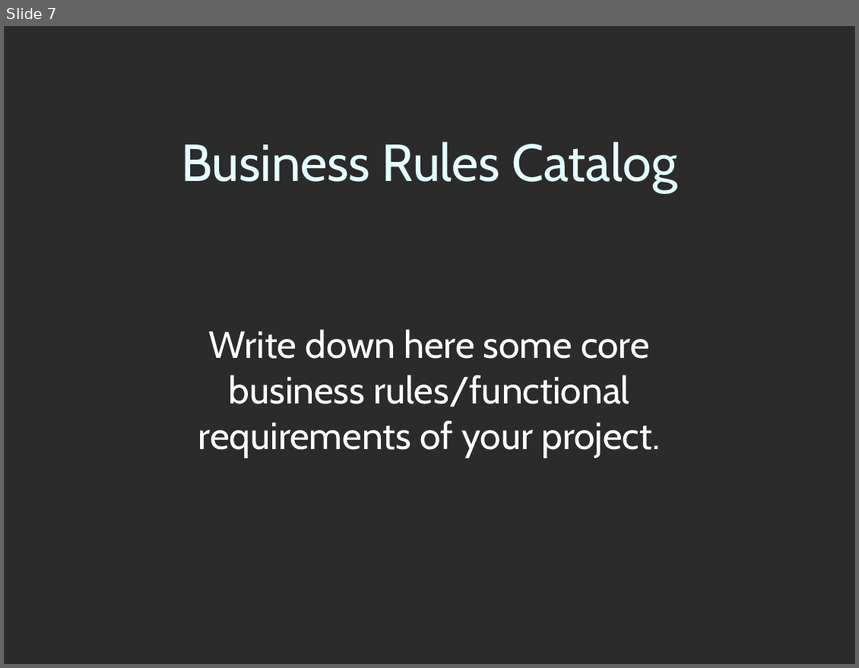
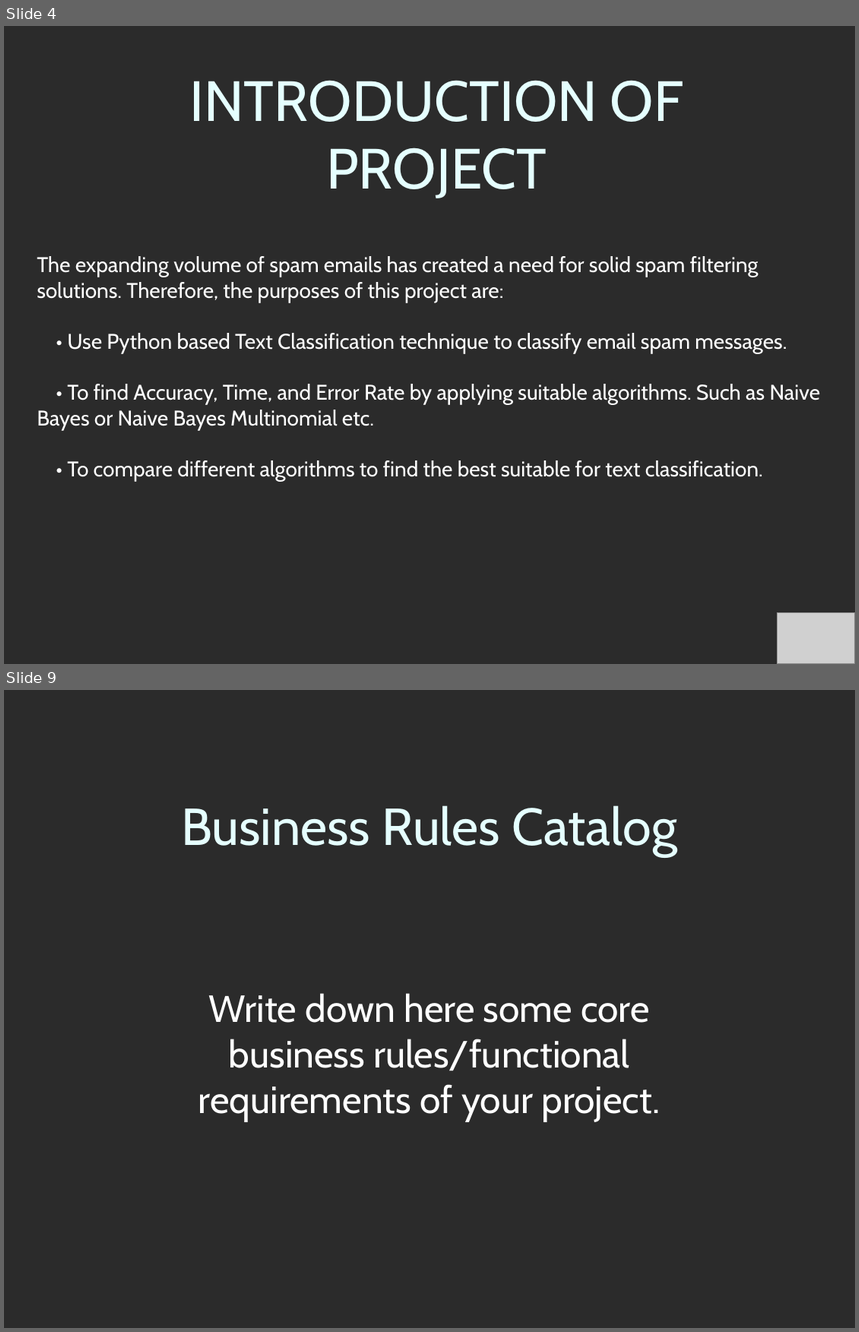
Before and after one commit to alihussainia/Spam-Email-Classification-Project, a slide deck: CS619_Project/FinalDeliverables/3-SamplePresentation.ppt. Shown one above the other, each under a label of ours: slide 7 before the commit, slides 4 and 9 after it; the slides between them are not shown. The pictures are 859x668 and 859x1332 pixels, drawn with LibreOffice and Linux fonts; fonts in the diff are those of the drawing; grey boxes stand for pictures; background and template pictures are left out; a plain dark background stands for a picture behind light text. Boxes give left, top, right and bottom in pixels: in the first picture for what was removed or moved away, otherwise in the second. Text is boxed around its words. In the diff, an @@ line names an element or a change of style, - is before the commit and + after.

```diff
--- a/CS619_Project/FinalDeliverables/3-SamplePresentation.ppt
+++ b/CS619_Project/FinalDeliverables/3-SamplePresentation.ppt
@@ slide 4 added at (4,26,855,664), background picture (left out) @@
@@ text added at (189,80,683,199), 48 pt, text #E5FFFF @@
+INTRODUCTION OF PROJECT
@@ text added at (37,256,821,482), 18 pt, text #FFFFFF @@
+The expanding volume of spam emails has created a need for solid spam filtering solutions. Therefore, the purposes of this project are:
+• Use Python based Text Classification technique to classify email spam messages.
+• To find Accuracy, Time, and Error Rate by applying suitable algorithms. Such as Naive Bayes or Naive Bayes Multinomial etc.
+• To compare different algorithms to find the best suitable for text classification.
@@ picture added at (777,613,855,664) @@
@@ what was slide 7 is now slide 9 @@
```
Also in this commit, not shown: 6 slides changed, 4 other slides added, 3 slides removed, 1 other file.
